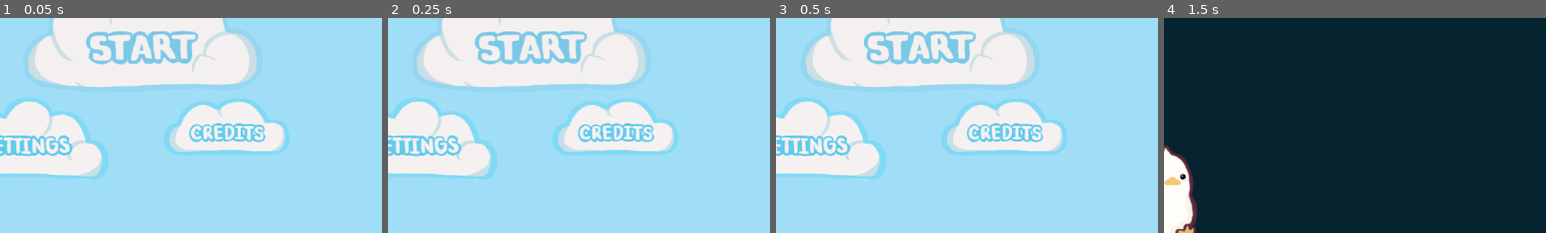
Above: before the commit, frames 1-4 (left to right).
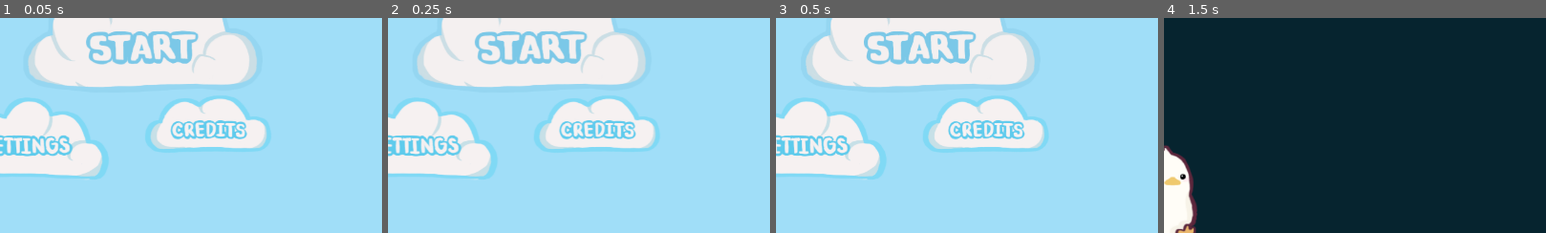
Above: after the commit, the same moments.

Repository: mnoun09/DUCK
Game: Godot game, scene res://startingScreen.tscn
Same seed, same stepped clock (60 frames per second), same inputs: the game is played once before the commit and once after it. This scene is started directly instead of the project's main scene.
Inputs (mouse positions are % of the whole screen's width and height, from its top left):
- Up to frame 1 (0.05 s): no input
- Up to frame 2 (0.25 s): no input
- Up to frame 3 (0.5 s): no input
- Up to frame 4 (1.5 s): click (70, 45) at 0.5 s; tap Enter (ui_accept) at 1.25 s; hold Right (ui_right) from 1.28 s (still down); tap Alt at 1.35 s
The pictures show only the part of the screen within x 50-100%, y 38-88%; the shares and areas given below are measured in that part.

The runs differ from the first frame. In frame 1, 5.7% of the frame differs, in the area x 38-76%, y 36-64%; in frame 2, 5.7%; in frame 3, 5.8%, in the area x 38-77%, y 36-64%; in frame 4, nothing differs.

Commit message:
Add credits page and Settings + Credits Button Functionality

Diff:
--- /dev/null
+++ b/CreditScreen.tscn
@@ -0,0 +1,25 @@
+[gd_scene load_steps=2 format=3 uid="uid://bnjlcf644bh8t"]
+
+[ext_resource type="Texture2D" uid="uid://bynsgth737o8e" path="res://assets/images/Buttons/Credits.png" id="1_3fla4"]
+
+[node name="Node2D" type="Node2D"]
+
+[node name="LightSky" type="ColorRect" parent="."]
+offset_right = 1277.0
+offset_bottom = 739.0
+color = Color(0.627451, 0.87058824, 0.972549, 1)
+
+[node name="Credits" type="Sprite2D" parent="."]
+position = Vector2(518, -19.000002)
+scale = Vector2(1.421875, 1.5416666)
+texture = ExtResource("1_3fla4")
+
+[node name="Label" type="Label" parent="."]
+offset_left = 352.0
+offset_top = 224.0
+offset_right = 949.0
+offset_bottom = 337.0
+theme_override_font_sizes/font_size = 40
+text = "Made for Hack Club MilkyWay!!
+Enjoy!"
+horizontal_alignment = 1
--- a/CreditsButton.tscn
+++ b/CreditsButton.tscn
@@ -1,7 +1,8 @@
-[gd_scene load_steps=5 format=3 uid="uid://dac2kxcbcwfck"]
+[gd_scene load_steps=6 format=3 uid="uid://dac2kxcbcwfck"]
 
 [ext_resource type="Texture2D" uid="uid://bynsgth737o8e" path="res://assets/images/Buttons/Credits.png" id="1_vjhdq"]
 [ext_resource type="Texture2D" uid="uid://blfoo2v5ru2hk" path="res://assets/images/Buttons/HoverCredits.png" id="2_xg66w"]
+[ext_resource type="Script" uid="uid://btml3wl83n7os" path="res://credit_button.gd" id="3_xg66w"]
 
 [sub_resource type="AtlasTexture" id="AtlasTexture_kk2yd"]
 atlas = ExtResource("1_vjhdq")
@@ -25,3 +26,6 @@
 offset_bottom = 40.0
 texture_normal = SubResource("AtlasTexture_kk2yd")
 texture_hover = SubResource("AtlasTexture_j4vvx")
+script = ExtResource("3_xg66w")
+
+[connection signal="pressed" from="CreditButton" to="CreditButton" method="_on_pressed"]
--- a/SettingsButton.tscn
+++ b/SettingsButton.tscn
@@ -1,7 +1,8 @@
-[gd_scene load_steps=5 format=3 uid="uid://bhurk772uo2x"]
+[gd_scene load_steps=6 format=3 uid="uid://bhurk772uo2x"]
 
 [ext_resource type="Texture2D" uid="uid://dkv56qa3mil4c" path="res://assets/images/Buttons/Settings.png" id="1_ri2bv"]
 [ext_resource type="Texture2D" uid="uid://clitirjw4d6fi" path="res://assets/images/Buttons/HoverSettings.png" id="2_s584q"]
+[ext_resource type="Script" uid="uid://nl5dojt5imic" path="res://settings_button.gd" id="3_s584q"]
 
 [sub_resource type="AtlasTexture" id="AtlasTexture_a8mqc"]
 atlas = ExtResource("1_ri2bv")
@@ -25,3 +26,6 @@
 offset_bottom = 40.0
 texture_normal = SubResource("AtlasTexture_a8mqc")
 texture_hover = SubResource("AtlasTexture_8ktos")
+script = ExtResource("3_s584q")
+
+[connection signal="pressed" from="SettingsButton" to="SettingsButton" method="_on_pressed"]
--- /dev/null
+++ b/credit.gd
@@ -0,0 +1,9 @@
+extends Node2D
+
+
+# Called when the node enters the scene tree for the first time.
+func _ready() -> void:
+	pass # Replace with function body.
+
+func _on_pressed() -> void:
+	get_tree().change_scene_to_file("res://CreditScreen.tscn")
--- /dev/null
+++ b/credit_button.gd
@@ -0,0 +1,10 @@
+extends TextureButton
+
+
+# Called when the node enters the scene tree for the first time.
+func _ready() -> void:
+	pass # Replace with function body.
+
+func _on_pressed() -> void:
+	get_tree().change_scene_to_file("res://CreditScreen.tscn")
+	pass # Replace with function body.
--- /dev/null
+++ b/settings_button.gd
@@ -0,0 +1,15 @@
+extends TextureButton
+
+
+# Called when the node enters the scene tree for the first time.
+func _ready() -> void:
+	pass # Replace with function body.
+
+
+# Called every frame. 'delta' is the elapsed time since the previous frame.
+func _process(delta: float) -> void:
+	pass
+
+func _on_pressed() -> void:
+	print ("settings pressed!")
+	pass # Replace with function body.
--- a/startingScreen.tscn
+++ b/startingScreen.tscn
@@ -37,12 +37,6 @@
 offset_right = 563.0
 offset_bottom = 410.0
 
-[node name="Control" parent="." instance=ExtResource("4_xocsq")]
-offset_left = 910.0
-offset_top = 411.0
-offset_right = 910.0
-offset_bottom = 411.0
-
 [node name="Camera2D" type="Camera2D" parent="."]
 position = Vector2(637, 361)
 limit_left = -100
@@ -51,3 +45,9 @@
 limit_bottom = 720
 limit_smoothed = true
 script = ExtResource("6_reuxv")
+
+[node name="Credits" parent="." instance=ExtResource("4_xocsq")]
+offset_left = 879.0
+offset_top = 406.0
+offset_right = 879.0
+offset_bottom = 406.0
Not shown, added: credit.gd.uid
Not shown, added: credit_button.gd.uid
Not shown, added: settings_button.gd.uid
